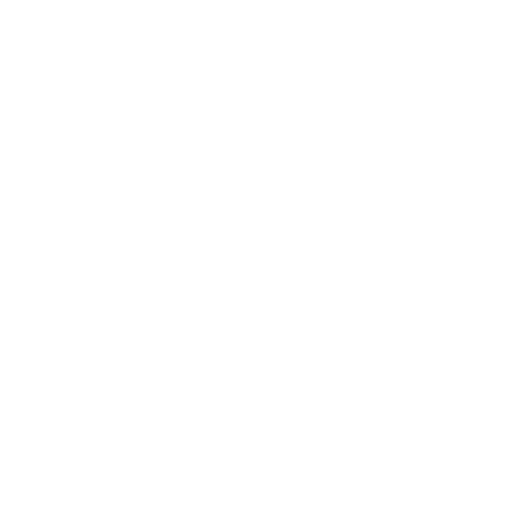
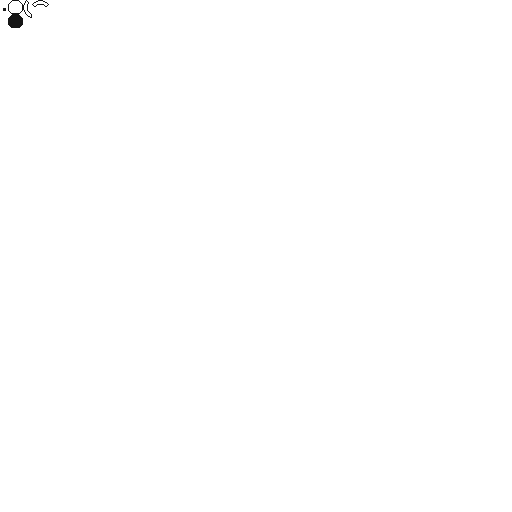
Comparing the layer stacks of the two 512px x 512px images. Changes:
added layer "Layer 6" above "Layer 5" over [8, 14, 23, 28]
added layer "Layer 5" above "Layer 3" over [8, 0, 23, 14]
added layer "Layer 3" above "Layer 2" over [32, 0, 49, 7]
added layer "Layer 2" above "Layer 7" over [23, 0, 32, 18]
